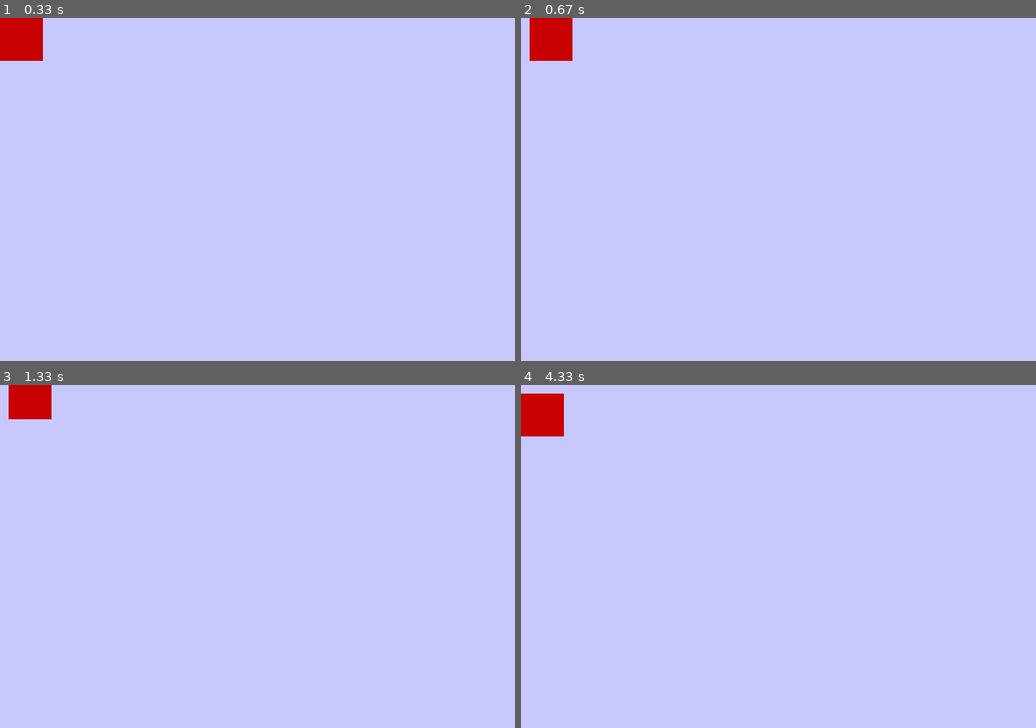
Above: before the commit, frames 1-4 (two rows, left to right).
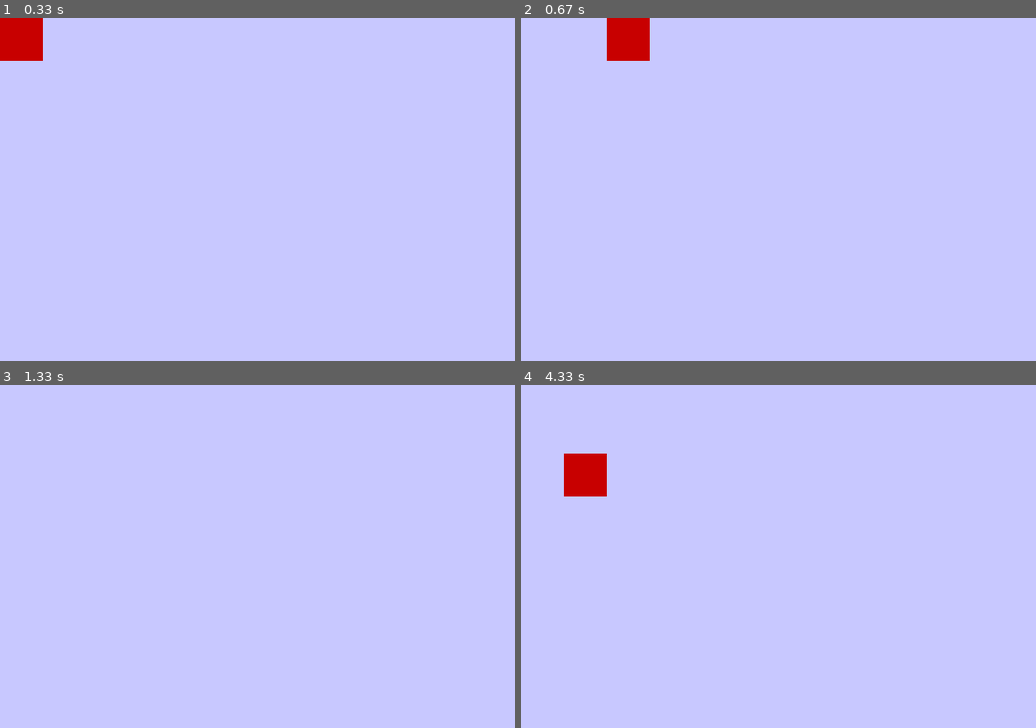
Above: after the commit, the same moments.

Repository: MKolman/pygame-test
Game: pygame game, started from main.py
Same seed, same stepped clock (60 frames per second), same inputs: the game is played once before the commit and once after it.
Inputs:
- Up to frame 1 (0.33 s): no input
- Up to frame 2 (0.67 s): hold Right from 0.33 s (still down)
- Up to frame 3 (1.33 s): release Right at 0.8 s; hold Up 0.83-1.13 s
- Up to frame 4 (4.33 s): hold Left 1.67-2.2 s; hold Down 2.23-2.53 s; hold Left 2.57-2.97 s; hold Right 3.4-4.03 s; hold Down from 4.07 s (still down)

Frame 1 is identical in both runs. In frame 2, 2.1% of the frame differs, in the area x 1-25%, y 0-13%; in frame 3, 0.8%; in frame 4, 2.1%.

Commit message:
Igralec obdrzi hitrost, ko drzimo tipke

Diff:
--- a/main.py
+++ b/main.py
@@ -7,6 +7,25 @@
         self.image = pygame.Surface((50, 50))
         self.image.fill((200, 0, 0))
         self.rect = self.image.get_rect()
+        self.smeri = {
+            pygame.K_UP: False,
+            pygame.K_DOWN: False,
+            pygame.K_RIGHT: False,
+            pygame.K_LEFT: False,
+        }
+
+    def oznaci_pritisk(self, smer, status):
+        self.smeri[smer] = status
+
+    def update(self):
+        if self.smeri[pygame.K_DOWN]:
+            igralec.premik(0, 5)
+        if self.smeri[pygame.K_UP]:
+            igralec.premik(0, -5)
+        if self.smeri[pygame.K_LEFT]:
+            igralec.premik(-5, 0)
+        if self.smeri[pygame.K_RIGHT]:
+            igralec.premik(5, 0)
 
     def premik(self, x, y):
         self.rect.x += x
@@ -27,15 +46,13 @@
         if dogodek.type == pygame.QUIT:
             igramo = False
         elif dogodek.type == pygame.KEYDOWN:
-            if dogodek.key == pygame.K_DOWN:
-                igralec.premik(0, 10)
-            elif dogodek.key == pygame.K_UP:
-                igralec.premik(0, -10)
-            elif dogodek.key == pygame.K_LEFT:
-                igralec.premik(-10, 0)
-            elif dogodek.key == pygame.K_RIGHT:
-                igralec.premik(10, 0)
+            igralec.oznaci_pritisk(
+                dogodek.key, True)
+        elif dogodek.type == pygame.KEYUP:
+            igralec.oznaci_pritisk(
+                dogodek.key, False)
 
+    igra_skupina.update()
     ekran.fill((200, 200, 255))
     igra_skupina.draw(ekran)
     pygame.display.flip()
